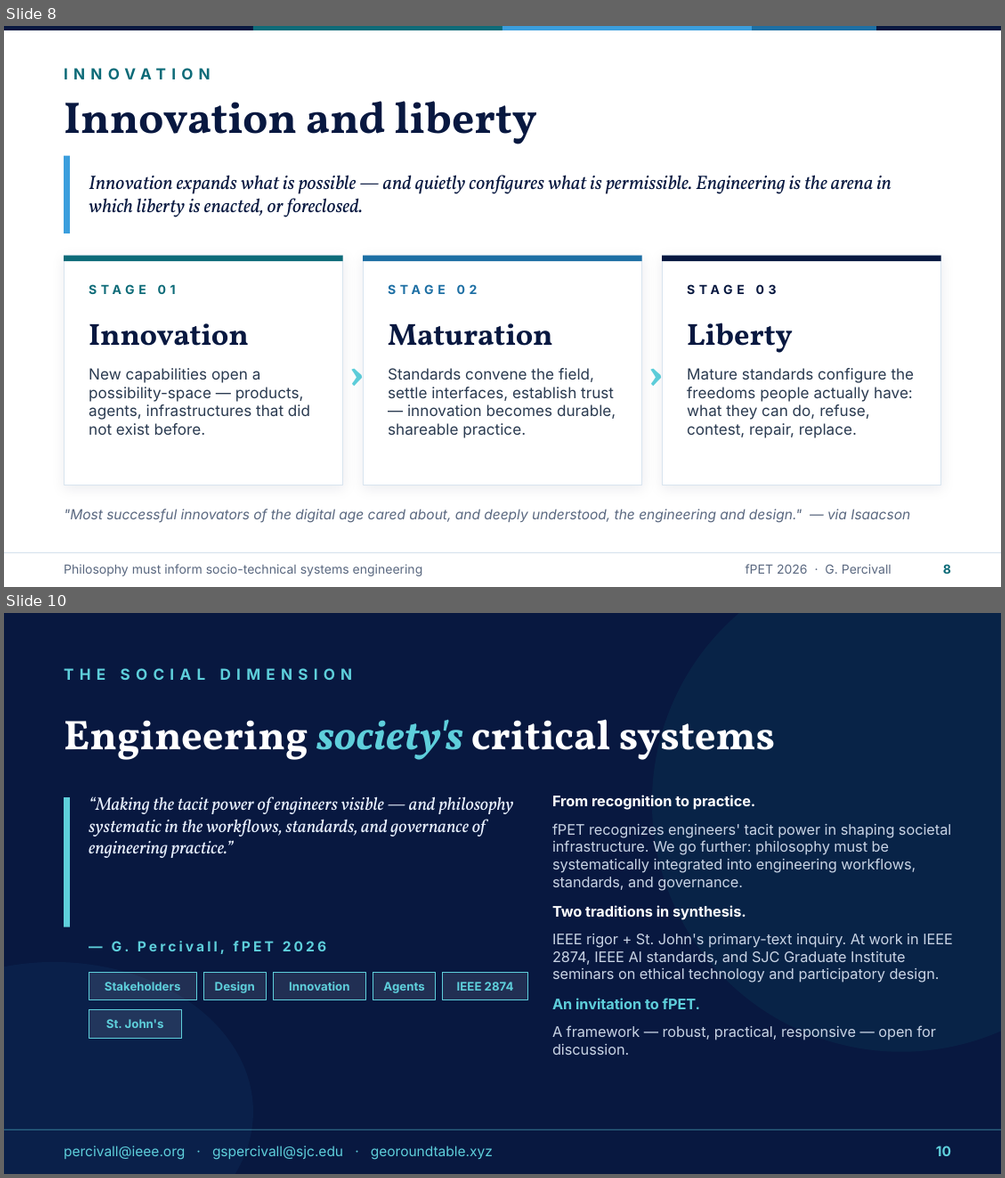
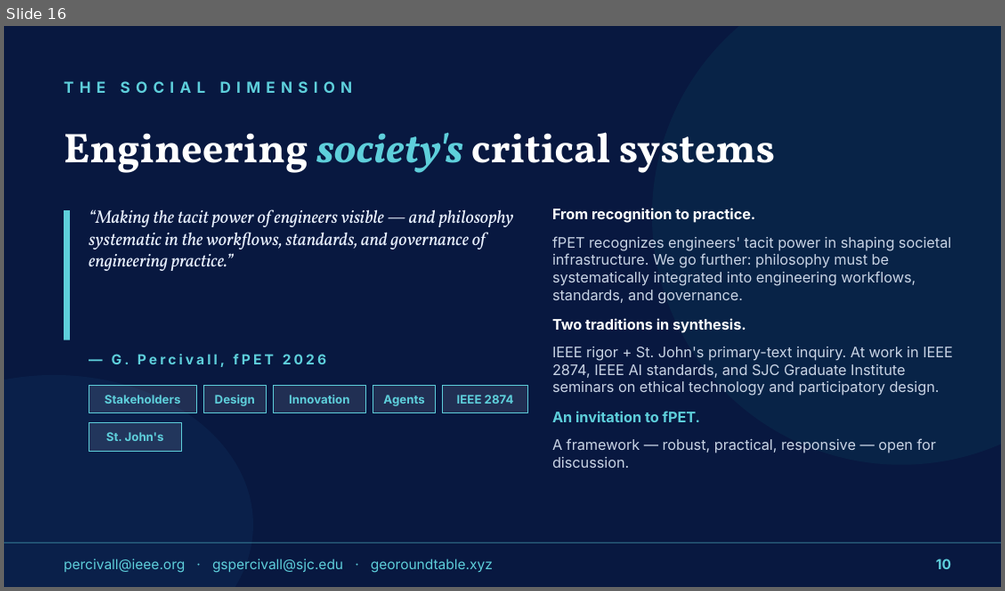
Before and after one commit to percivall/georoundtable.xyz, a slide deck: fPET-2026-Philosophy-must-inform-socio-technical-systems-engineering.pptx. Shown one above the other, each under a label of ours: slides 8 and 10 before the commit, slide 16 after it; the slides between them are not shown. The pictures are 1005x1178 and 1005x591 pixels, drawn with LibreOffice and Linux fonts; fonts in the diff are those of the drawing. Boxes give left, top, right and bottom in pixels: in the first picture for what was removed or moved away, otherwise in the second. Text is boxed around its words. In the diff, an @@ line names an element or a change of style, - is before the commit and + after.

```diff
--- a/fPET-2026-Philosophy-must-inform-socio-technical-systems-engineering.pptx
+++ b/fPET-2026-Philosophy-must-inform-socio-technical-systems-engineering.pptx
@@ slide 8 removed at box(4, 26, 1001, 587), background #FFFFFF @@
@@ rectangle removed at box(4, 26, 253, 30) @@
@@ rectangle removed at box(253, 26, 502, 30) @@
@@ rectangle removed at box(502, 26, 752, 30) @@
@@ rectangle removed at box(752, 26, 876, 30) @@
@@ rectangle removed at box(876, 26, 1001, 30) @@
@@ text removed at box(64, 102, 297, 134) @@
-INNOVATION
@@ text removed at box(306, 101, 537, 144) @@
-Innovation and liberty
@@ rectangle removed at box(64, 156, 70, 233) @@
@@ text removed at box(89, 175, 891, 217) @@
-Innovation expands what is possible — and quietly configures what is permissible. Engineering is the arena in which liberty is enacted, or foreclosed.
@@ rectangle removed at box(64, 256, 343, 484) @@
@@ rectangle removed at box(64, 256, 343, 261) @@
@@ rectangle removed at box(363, 256, 642, 484) @@
@@ rectangle removed at box(363, 256, 642, 261) @@
@@ rectangle removed at box(662, 256, 941, 484) @@
@@ rectangle removed at box(662, 256, 941, 261) @@
@@ text removed at box(89, 275, 318, 303) @@
-STAGE 01
@@ text removed at box(388, 275, 617, 303) @@
-STAGE 02
@@ text removed at box(687, 275, 916, 303) @@
-STAGE 03
@@ text removed at box(89, 323, 249, 346) @@
-Innovation
@@ text removed at box(347, 345, 367, 394) @@
-›
@@ text removed at box(388, 323, 553, 346) @@
-Maturation
@@ text removed at box(646, 345, 666, 394) @@
-›
@@ text removed at box(687, 322, 793, 353) @@
-Liberty
@@ text removed at box(89, 368, 310, 435) @@
-New capabilities open a possibility-space — products, agents, infrastructures that did not exist before.
@@ text removed at box(388, 368, 615, 438) @@
-Standards convene the field, settle interfaces, establish trust — innovation becomes durable, shareable practice.
@@ text removed at box(687, 368, 914, 438) @@
-Mature standards configure the freedoms people actually have: what they can do, refuse, contest, repair, replace.
@@ text removed at box(64, 508, 910, 523) @@
-"Most successful innovators of the digital age cared about, and deeply understood, the engineering and design." — via Isaacson
@@ rectangle removed at box(4, 552, 1001, 553) @@
@@ text removed at box(64, 564, 423, 576) @@
-Philosophy must inform socio-technical systems engineering
@@ text removed at box(745, 564, 891, 573) @@
-fPET 2026 · G. Percivall
@@ text removed at box(943, 564, 951, 573) @@
-8
@@ what was slide 10 is now slide 16 @@
```
Also in this commit, not shown: 2 slides changed, 13 slides added, 6 other slides removed, 3 other files.
